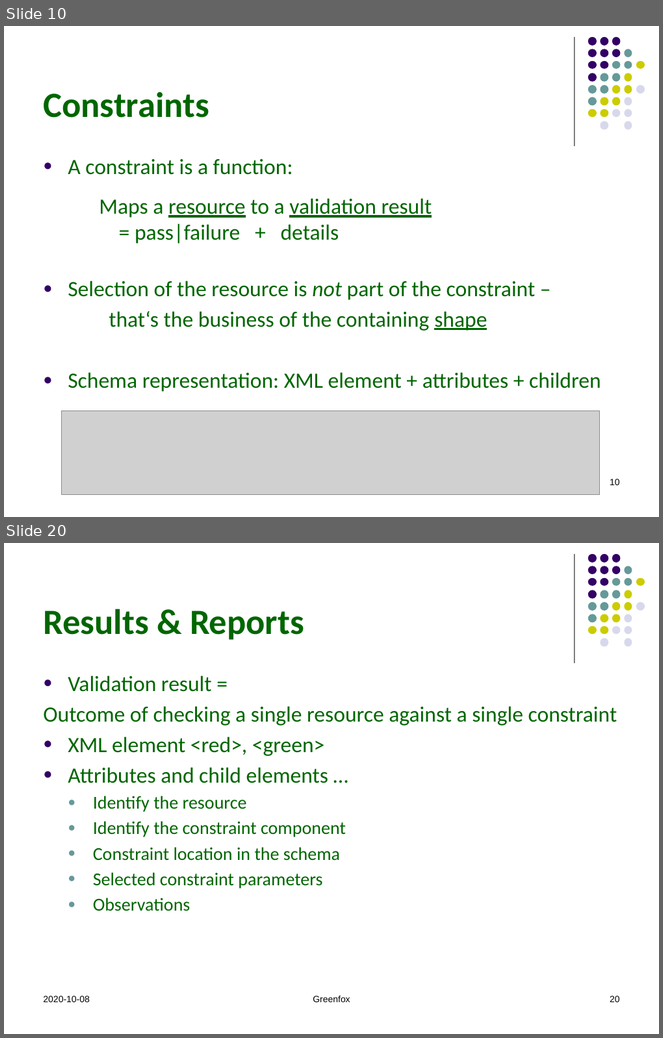
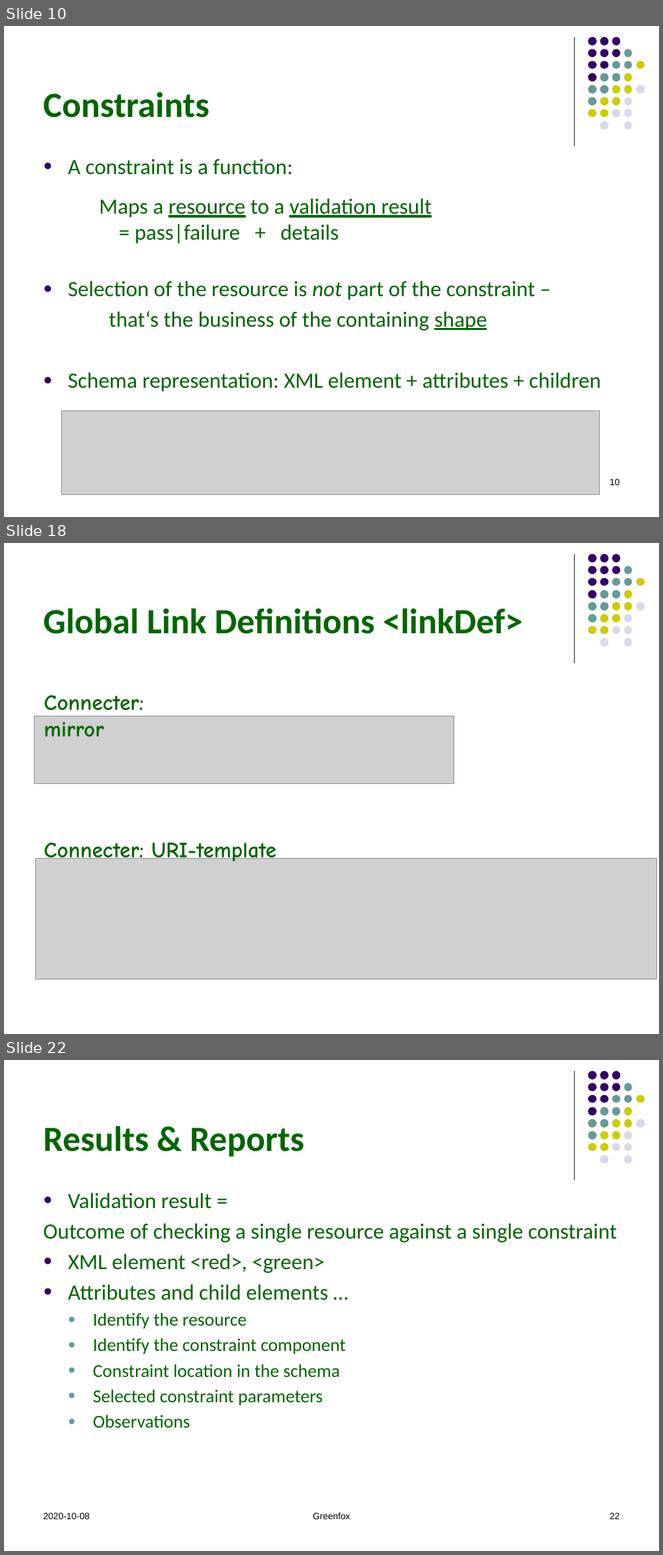
Before and after one commit to hrennau/greenfox, a slide deck: declarative-amsterdam-2020/an-introduction-to-greenfox/an-introduction-to-greenfox.pptx. Shown one above the other, each under a label of ours: slides 10 and 20 before the commit, slides 10, 18 and 22 after it; the slides between them are not shown. The pictures are 663x1038 and 663x1555 pixels, drawn with LibreOffice and Linux fonts; fonts in the diff are those of the drawing; grey boxes stand for pictures. Boxes give left, top, right and bottom in pixels: in the first picture for what was removed or moved away, otherwise in the second. Text is boxed around its words. In the diff, an @@ line names an element or a change of style, - is before the commit and + after.

```diff
--- a/declarative-amsterdam-2020/an-introduction-to-greenfox/an-introduction-to-greenfox.pptx
+++ b/declarative-amsterdam-2020/an-introduction-to-greenfox/an-introduction-to-greenfox.pptx
@@ slide 18 added at box(4, 543, 659, 1034), background #FFFFFF; not listed: 32 template elements that a slide beside it also shows @@
@@ title added at box(43, 608, 523, 634), 39 pt, text #006600, bold @@
+Global Link Definitions <linkDef>
@@ text added at box(44, 695, 144, 737), 24 pt, text #006600, bold @@
+Connecter: mirror
@@ picture added at box(34, 716, 455, 783) @@
@@ text added at box(44, 843, 276, 865), 24 pt, text #006600, bold @@
+Connecter: URI-template
@@ picture added at box(35, 859, 657, 979) @@
@@ what was slide 20 is now slide 22 @@
@@ page number at box(610, 1513, 620, 1520): text changed @@
-20
+22
```
Also in this commit, not shown: 10 slides changed, 4 other slides added, 2 slides removed.
